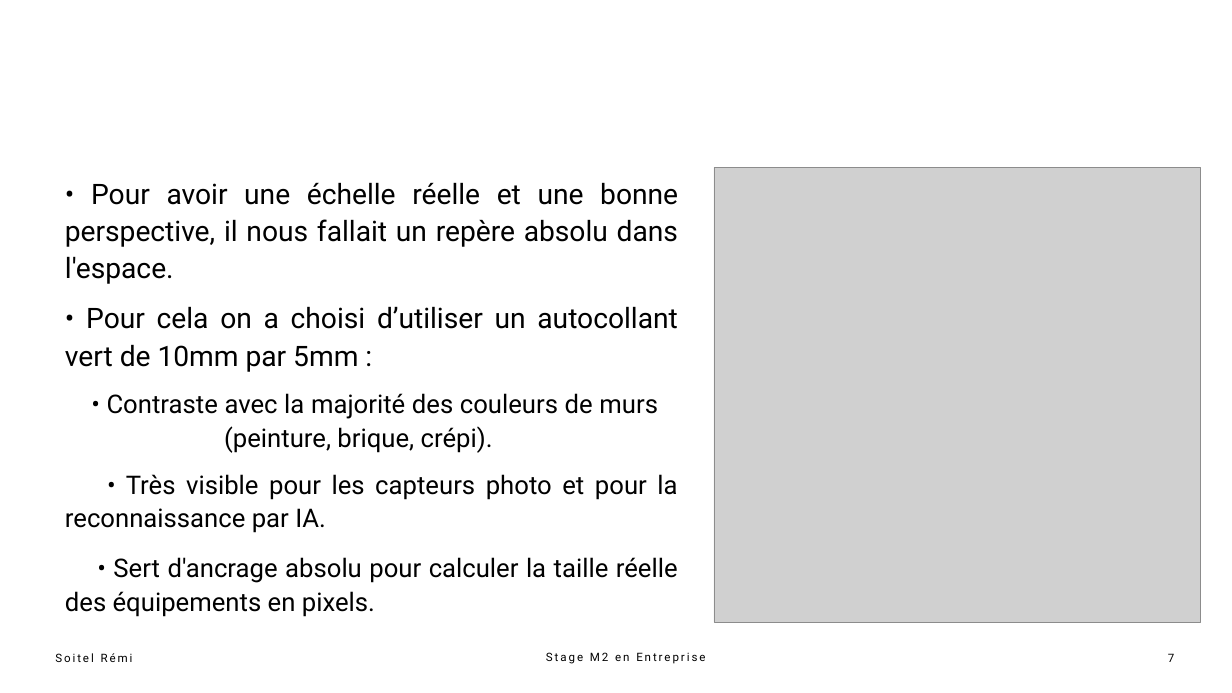
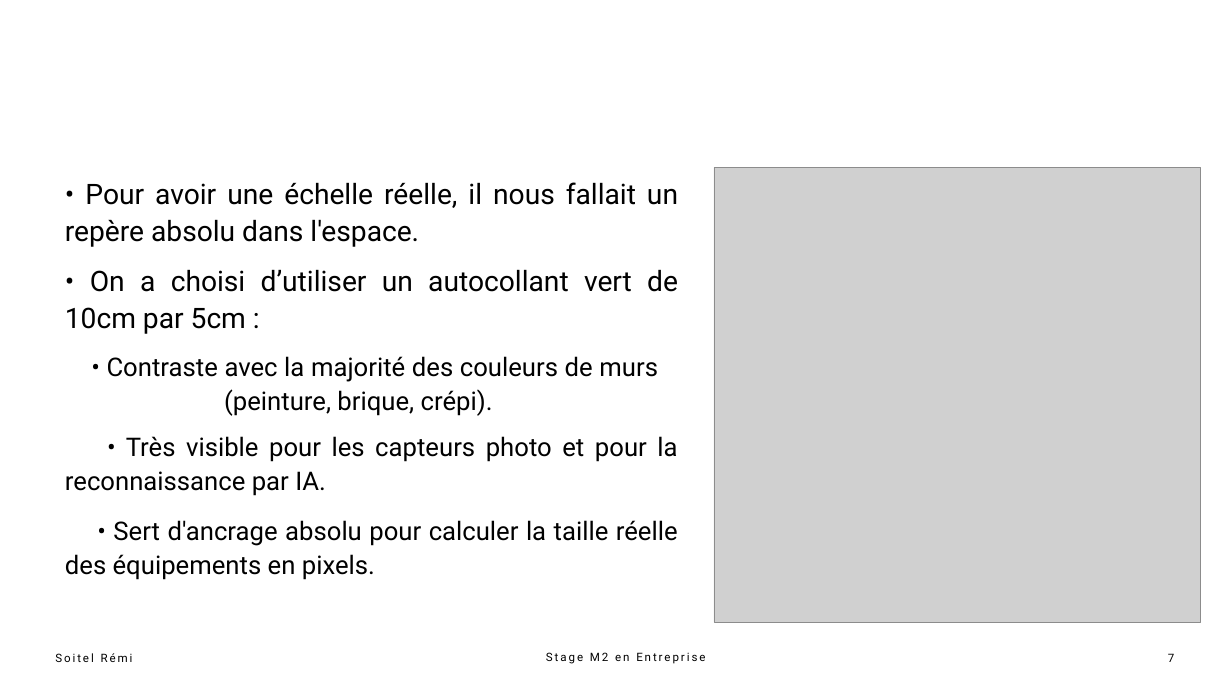
Before and after one commit to UnderBattle/projet_stage_m2, a slide deck: slide 7 of presentation_stage_m2_soitel_remi.pptx. Drawn at 1232x693 pixels with LibreOffice and Linux fonts; fonts in the diff are those of the drawing; grey boxes stand for pictures. Boxes give left, top, right and bottom in pixels: in the first picture for what was removed or moved away, otherwise in the second. Text is boxed around its words. In the diff, an @@ line names an element or a change of style, - is before the commit and + after.

```diff
--- a/presentation_stage_m2_soitel_remi.pptx
+++ b/presentation_stage_m2_soitel_remi.pptx
@@ text at (x1=65, y1=182, x2=678, y2=334): text changed @@
-• Pour avoir une échelle réelle et une bonne perspective, il nous fallait un repère absolu dans l'espace.
-• Pour cela on a choisi d’utiliser un autocollant vert de 10mm par 5mm :
+• Pour avoir une échelle réelle, il nous fallait un repère absolu dans l'espace.
+• On a choisi d’utiliser un autocollant vert de 10cm par 5cm :
```
Also in this commit, not shown: 4 other slides changed, 6 other files.
